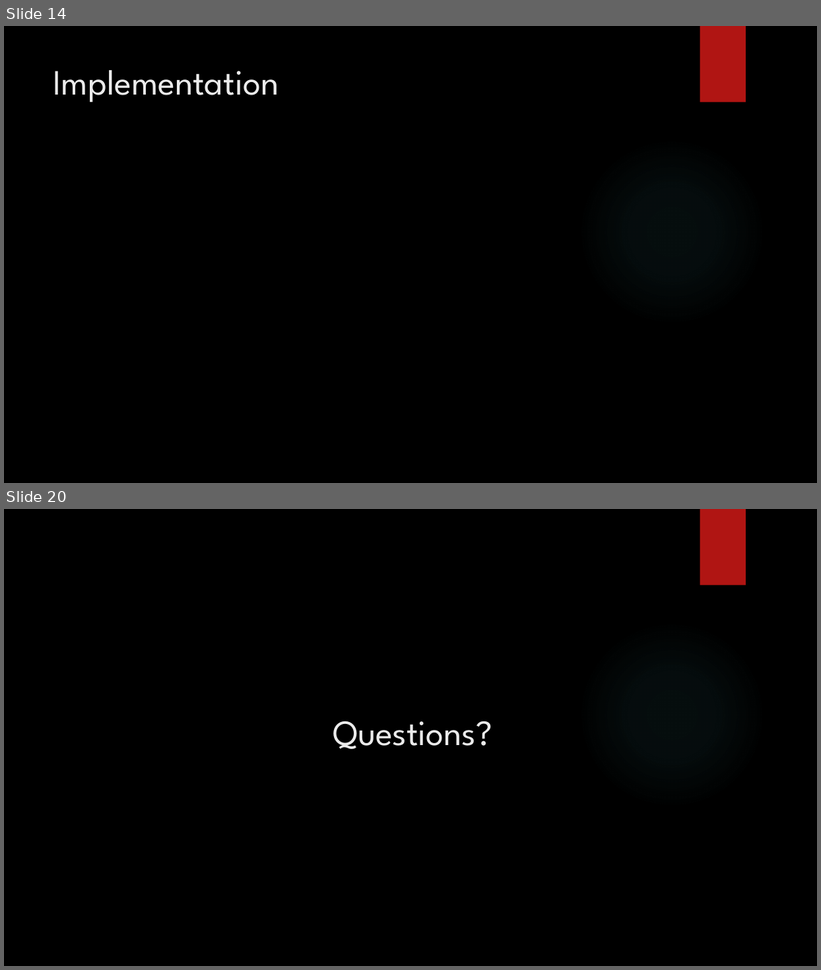
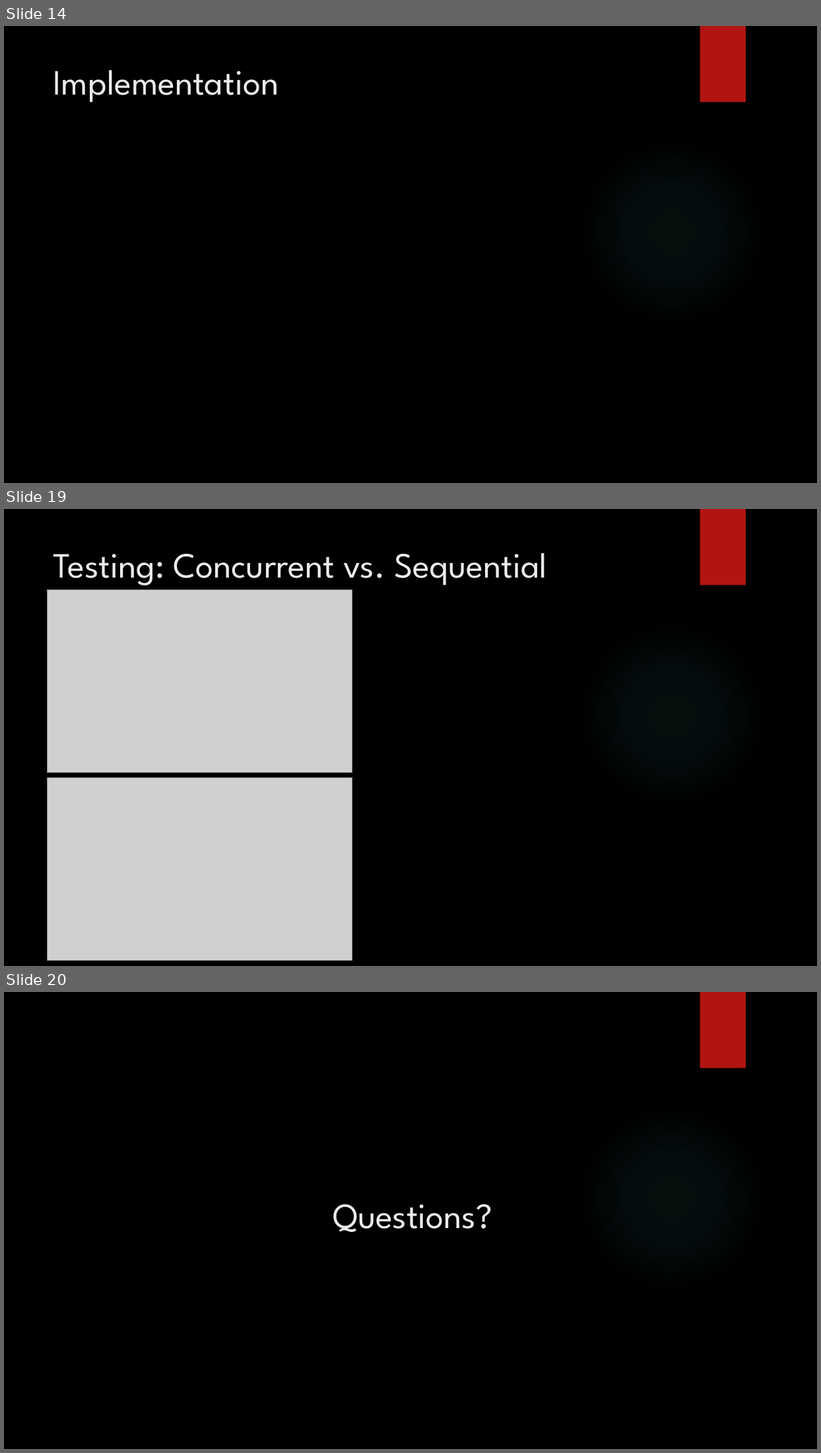
Before and after one commit to PositiveMD/scaling-waffle, a slide deck: ED-Tree/src/Elimination Diffraction Trees.pptx. Shown one above the other, each under a label of ours: slides 14 and 20 before the commit, slides 14, 19 and 20 after it; the slides between them are not shown. The pictures are 821x970 and 821x1453 pixels, drawn with LibreOffice and Linux fonts; fonts in the diff are those of the drawing; grey boxes stand for pictures; background and template pictures are left out. Boxes give left, top, right and bottom in pixels: in the first picture for what was removed or moved away, otherwise in the second. Text is boxed around its words. In the diff, an @@ line names an element or a change of style, - is before the commit and + after.

Commit message:
Added Test slides (adding sequential data now)
You might want to mention that the author of the paper was primarily trying to compete with Java's concurrent queue package, and that we used ConcurrentLinkedQueues in our data structure.

```diff
--- a/ED-Tree/src/Elimination Diffraction Trees.pptx
+++ b/ED-Tree/src/Elimination Diffraction Trees.pptx
@@ slide 19 added at [4, 509, 817, 966], background picture (left out); not listed: 2 template elements that a slide beside it also shows @@
@@ title added at [54, 553, 547, 586], 42 pt, text #EBEBEB @@
+Testing: Concurrent vs. Sequential
@@ picture added at [48, 590, 352, 772] @@
@@ picture added at [48, 778, 352, 961] @@
```
Also in this commit, not shown: 4 slides changed, 1 other slide added, 2 slides removed.
